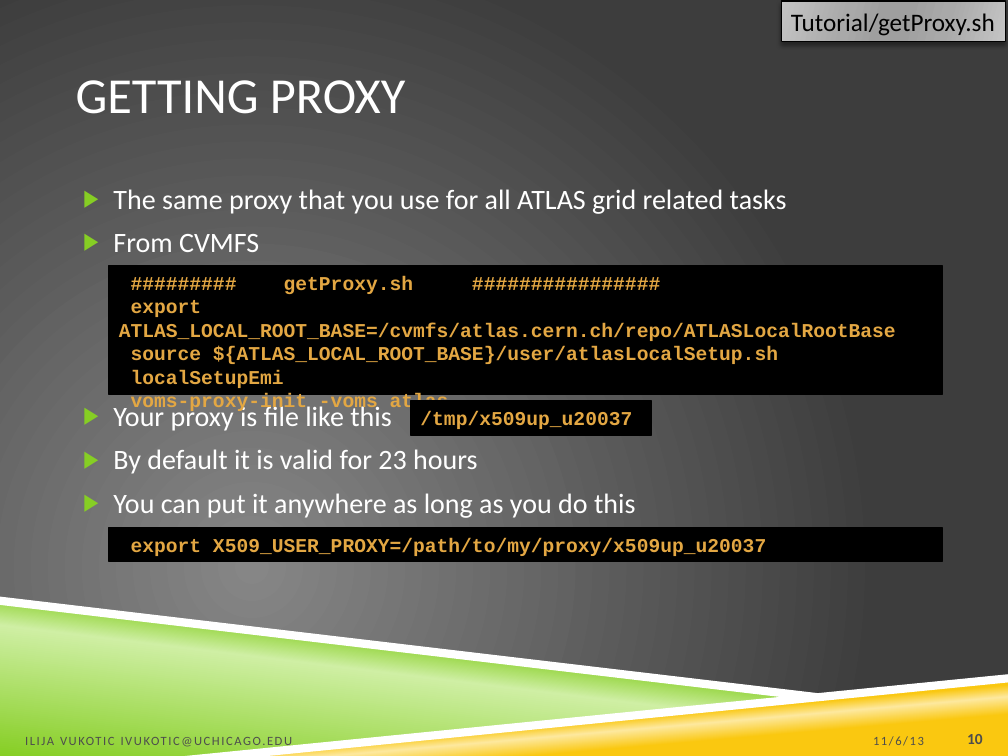
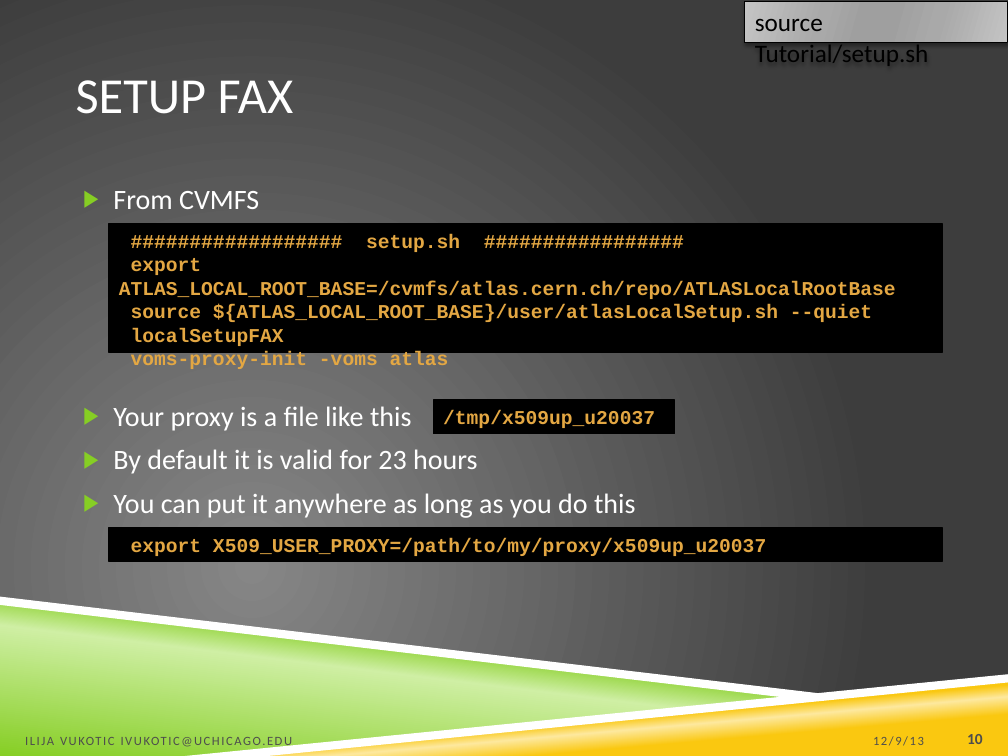
Before and after one commit to ivukotic/FAX, a slide deck: slide 10 of Tutorial/Tutorial.pptx. Drawn at 1008x756 pixels with LibreOffice and Linux fonts; fonts in the diff are those of the drawing; background and template pictures are left out. Boxes give left, top, right and bottom in pixels: in the first picture for what was removed or moved away, otherwise in the second. Text is boxed around its words. In the diff, an @@ line names an element or a change of style, - is before the commit and + after.

```diff
--- a/Tutorial/Tutorial.pptx
+++ b/Tutorial/Tutorial.pptx
@@ rectangle "source Tutorial/setup.sh": place and size @@
-rectangle "source Tutorial/setup.sh" at (781, 1, 1005, 41)
+rectangle "source Tutorial/setup.sh" at (745, 2, 1008, 42)
@@ text in rectangle at (755, 19, 929, 66): text changed @@
-Tutorial/getProxy.sh
+source Tutorial/setup.sh
@@ title at (76, 80, 294, 114): text changed @@
-GETTING PROXY
+SETUP FAX
@@ text at (113, 189, 787, 214): paragraph removed @@
-▶ The same proxy that you use for all ATLAS grid related tasks
@@ rectangle "################## setup.sh #################": place and size @@
-rectangle "################## setup.sh #################" at (109, 266, 942, 395)
+rectangle "################## setup.sh #################" at (109, 224, 942, 353)
@@ text in rectangle at (366, 234, 460, 252): text changed @@
-######### getProxy.sh ################
+################## setup.sh #################
@@ text in rectangle at (131, 304, 872, 346): text changed @@
-source ${ATLAS_LOCAL_ROOT_BASE}/user/atlasLocalSetup.sh
-localSetupEmi
+source ${ATLAS_LOCAL_ROOT_BASE}/user/atlasLocalSetup.sh --quiet
+localSetupFAX
@@ text at (113, 406, 411, 431): text changed @@
-▶ Your proxy is file like this
+▶ Your proxy is a file like this
@@ rectangle "/tmp/x509up_u20037": place and size @@
-rectangle "/tmp/x509up_u20037" at (410, 401, 651, 435)
+rectangle "/tmp/x509up_u20037" at (433, 400, 674, 434)
@@ text at (873, 736, 924, 746): text changed @@
-11/6/13
+12/9/13
```
Also in this commit, not shown: 28 other slides changed.
